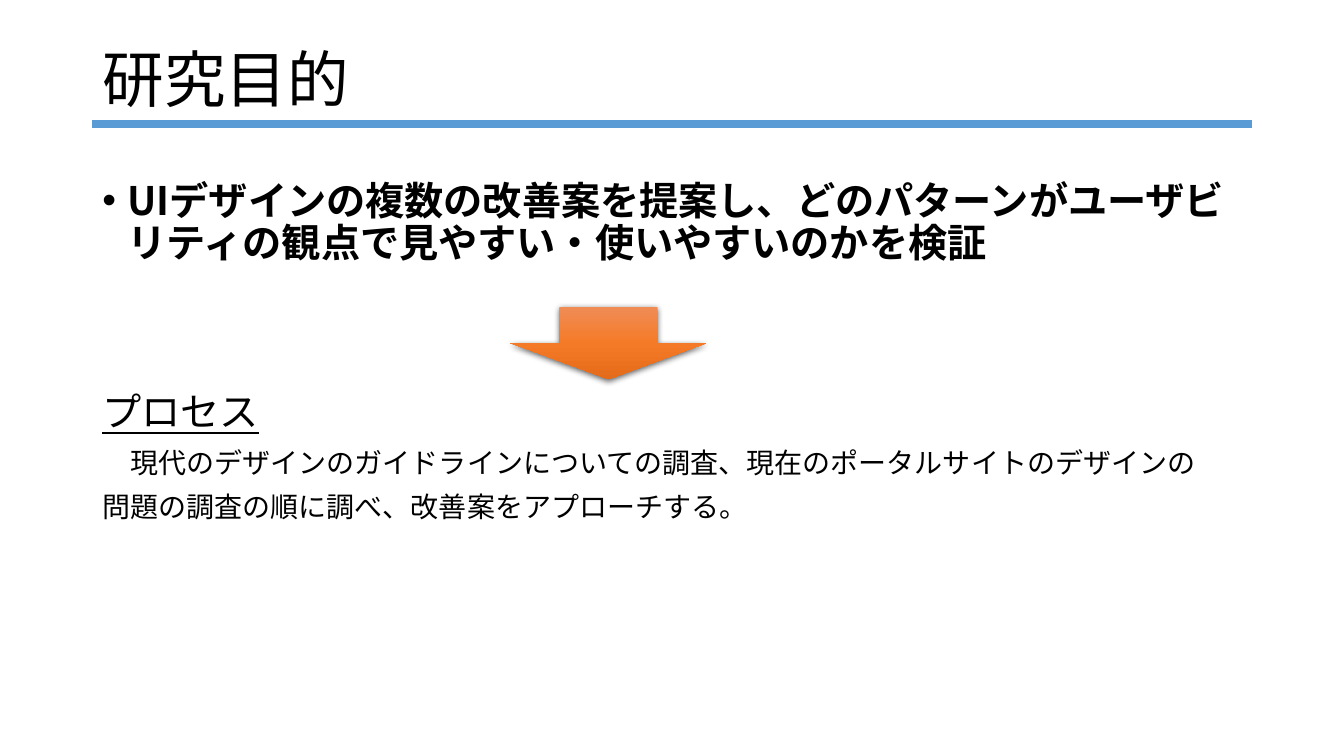
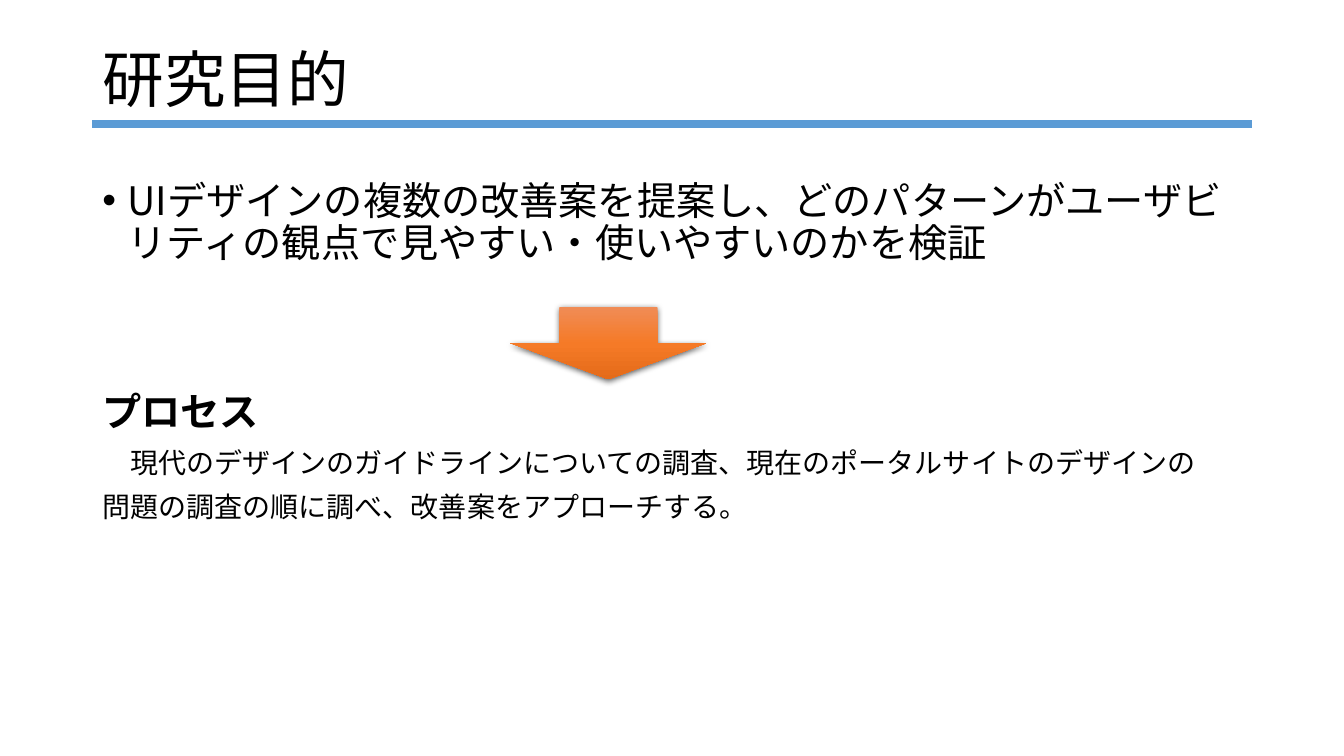
Before and after one commit to R4HB02-teamR/-R, a slide deck: slide 6 of progress/樫本/2022_0203クラス内発表.pptx. Drawn at 1344x756 pixels with LibreOffice and Linux fonts; fonts in the diff are those of the drawing. Boxes give left, top, right and bottom in pixels: in the first picture for what was removed or moved away, otherwise in the second. Text is boxed around its words. In the diff, an @@ line names an element or a change of style, - is before the commit and + after.

```diff
--- a/progress/樫本/2022_0203クラス内発表.pptx
+++ b/progress/樫本/2022_0203クラス内発表.pptx
@@ text at (102,181,1222,428): bold off in "UIデザインの複数の改善案を提案し、どのパターンがユーザビリティの観点で見やすい・使いやすいのかを検証"; font Arial to Noto Sans CJK JP, bold on, underline off in "プロセス" @@
```
Also in this commit, not shown: 1 other slide changed.
